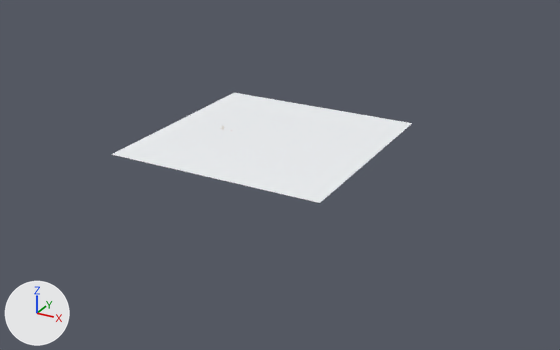
Renders of the Blender file Trebuchet_3ft.blend from each side of a commit.
Camera for both pictures: a 50 mm camera at (113.0, -172.2, 75.8) aimed at (21.5, -5.9, -7.4). Lighting does not change. The marker at lower left points along +X, +Y and +Z. The picture after the commit comes second.

In view in the first picture: 'Workshop_Floor'.
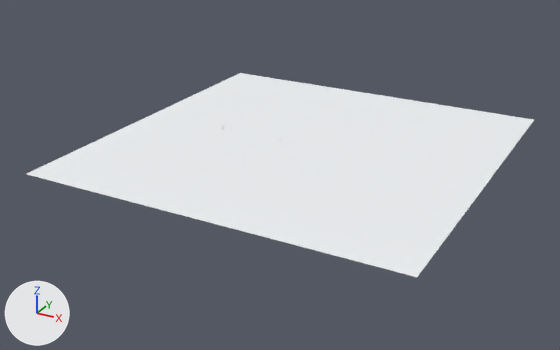
Where the newer file only moved an object's origin or applied its transform, the numbers keep the older frame.

Location of each change, (x1, y1, x2, y2) in pixels of the pictures (560 x 350 px):
'Workshop_Floor', reshaped, moved (69% wider, 85% taller)
    before: (112, 93, 412, 203)
    after: (27, 73, 534, 277)

The change in detail:
me_plane is used by ob_workshop_floor; location (15.0, 0.0, 0.0).
me_plane had 4 vertices, 1 face and spanned x -30.0..30.0, y -30.0..30.0, z 0.0.
me_plane now has 4 vertices, 1 face and spans x -50.0..50.0, y -50.0..50.0, z 0.0.
Part 1, on me_plane:
Vertex 0 of me_plane moves from (-30.0, -30.0, 0.0) at pixel (111, 154) to (-50.0, -50.0, 0.0) at pixel (25, 174).
Vertex 1 of me_plane moves from (30.0, -30.0, 0.0) at pixel (319, 202) to (50.0, -50.0, 0.0) at pixel (417, 277).
Vertex 2 of me_plane moves from (-30.0, 30.0, 0.0) at pixel (234, 92) to (-50.0, 50.0, 0.0) at pixel (240, 72).
Vertex 3 of me_plane moves from (30.0, 30.0, 0.0) at pixel (412, 123) to (50.0, 50.0, 0.0) at pixel (534, 119).
Object 'Workshop_Floor' (ob_workshop_floor) moves from (15.0, 0.0, 0.0) to (25.0, 0.0, 0.0).
